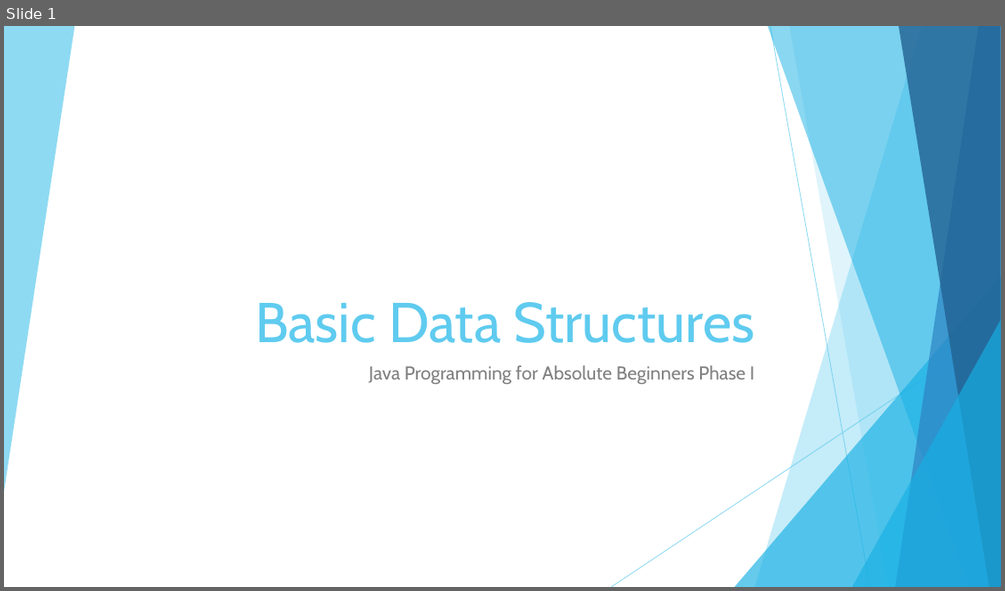
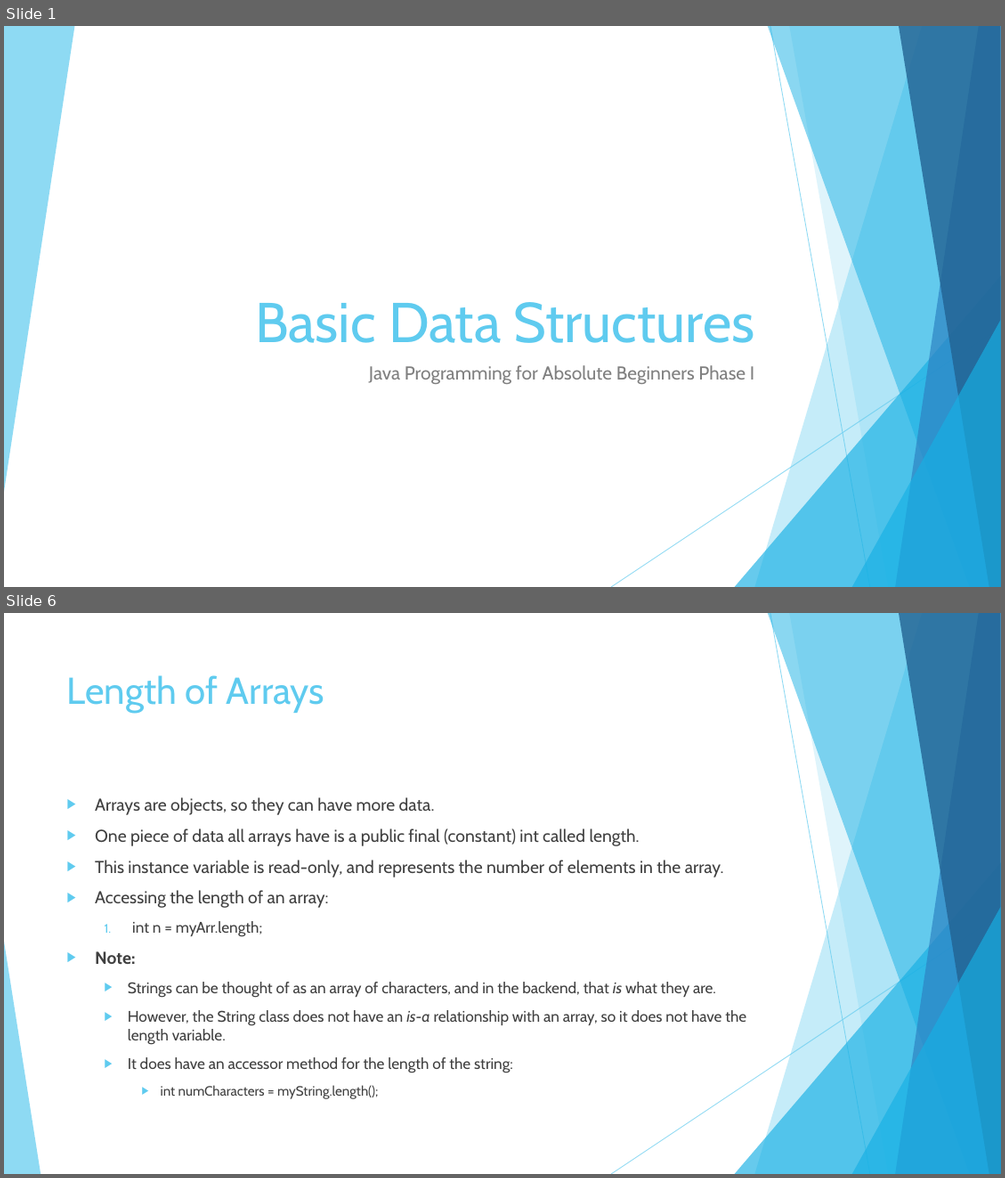
Before and after one commit to JoseRivas1998/Java-Game-Development-For-Absolute-Beginners, a slide deck: Slides/Lesson1.5.pptx. Shown one above the other, each under a label of ours: slide 1 before the commit, slides 1 and 6 after it; the slides between them are not shown. The pictures are 1005x591 and 1005x1178 pixels, drawn with LibreOffice and Linux fonts; fonts in the diff are those of the drawing. Boxes give left, top, right and bottom in pixels: in the first picture for what was removed or moved away, otherwise in the second. Text is boxed around its words. In the diff, an @@ line names an element or a change of style, - is before the commit and + after.

```diff
--- a/Slides/Lesson1.5.pptx
+++ b/Slides/Lesson1.5.pptx
@@ slide 6 added at box(4, 613, 1001, 1174), background #FFFFFF; not listed: 9 template elements that a slide beside it also shows @@
@@ title added at box(67, 675, 324, 713), 36 pt, text #5FCBEF @@
+Length of Arrays
@@ text added at box(95, 797, 746, 1099), 14.8 pt, text #404040 @@
+▶ Arrays are objects, so they can have more data.
+▶ One piece of data all arrays have is a public final (constant) int called length.
+▶ This instance variable is read-only, and represents the number of elements in the array.
+▶ Accessing the length of an array:
+  1. int n = myArr.length;
+▶ Note:
+  ▶ Strings can be thought of as an array of characters, and in the backend, that is what they are.
+  ▶ However, the String class does not have an is-a relationship with an array, so it does not have the length variable.
+  ▶ It does have an accessor method for the length of the string:
+    ▶ int numCharacters = myString.length();
@@ triangle added at box(4, 941, 40, 1174), fill #5FCBEF at 70% opacity @@
```
Also in this commit, not shown: 9 other slides added, 11 other files.
